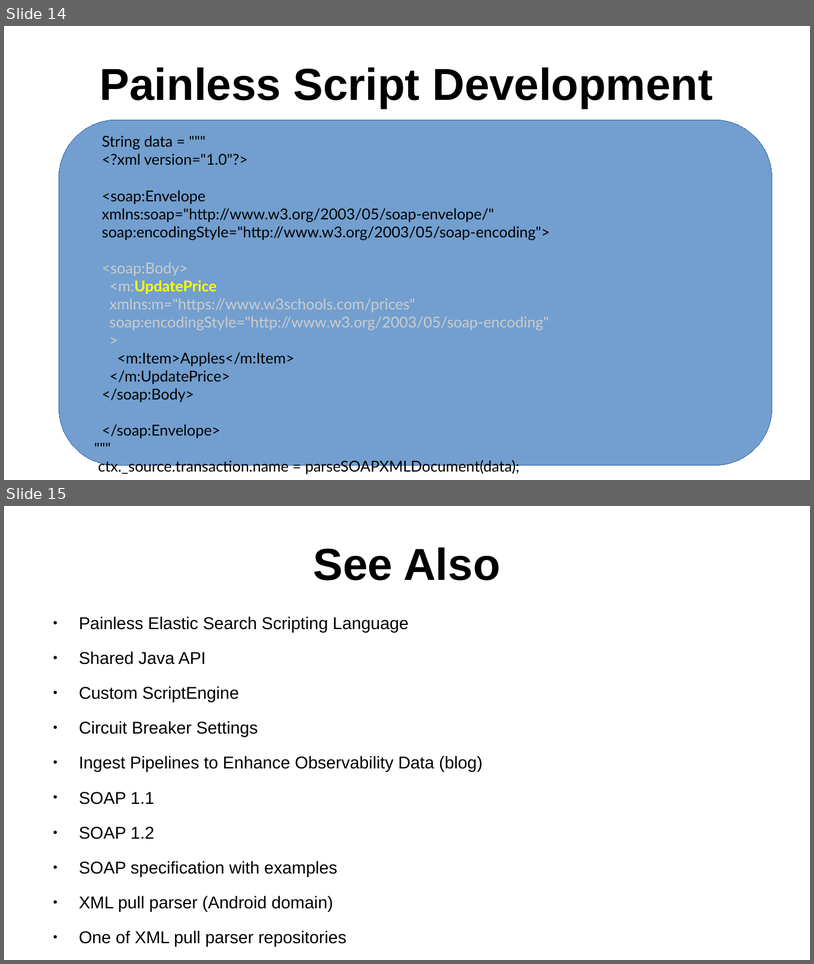
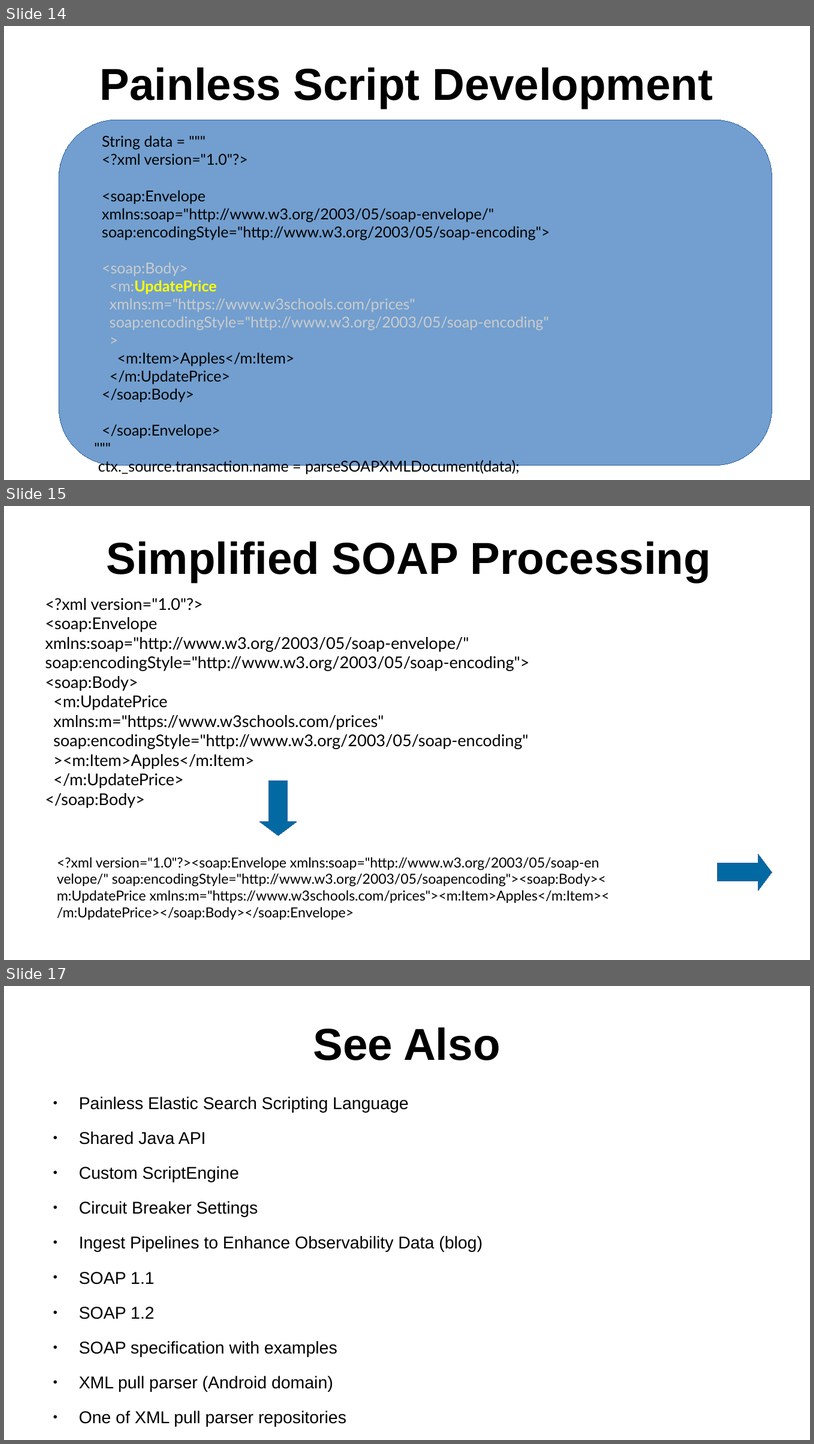
Before and after one commit to sergueik/springboot_study, a slide deck: basic-purejs-xml-parser/Painless Script for Ingesting SOAP Action from SOAP Payload.odp. Shown one above the other, each under a label of ours: slides 14 and 15 before the commit, slides 14, 15 and 17 after it; the slides between them are not shown. The pictures are 814x964 and 814x1444 pixels, drawn with LibreOffice and Linux fonts; fonts in the diff are those of the drawing. Boxes give left, top, right and bottom in pixels: in the first picture for what was removed or moved away, otherwise in the second. Text is boxed around its words. In the diff, an @@ line names an element or a change of style, - is before the commit and + after.

```diff
--- a/basic-purejs-xml-parser/Painless Script for Ingesting SOAP Action from SOAP Payload.odp
+++ b/basic-purejs-xml-parser/Painless Script for Ingesting SOAP Action from SOAP Payload.odp
@@ slide 15 added at (4, 506, 810, 960), background #FFFFFF @@
@@ title added at (107, 541, 711, 582), 44 pt, text #000000, bold @@
+Simplified SOAP Processing
@@ text added at (45, 598, 530, 808), 16 pt, text #000000 @@
+<?xml version="1.0"?>
+<soap:Envelope
+xmlns:soap="http://www.w3.org/2003/05/soap-envelope/"
+soap:encodingStyle="http://www.w3.org/2003/05/soap-encoding">
+<soap:Body>
+<m:UpdatePrice
+xmlns:m="https://www.w3schools.com/prices"
+soap:encodingStyle="http://www.w3.org/2003/05/soap-encoding"
+><m:Item>Apples</m:Item>
+</m:UpdatePrice>
+</soap:Body>
@@ down arrow added at (260, 780, 297, 835), fill #0369A3, outline #3465A4 0 pt @@
@@ text added at (57, 857, 610, 919), 13.6 pt, text #000000 @@
+<?xml version="1.0"?><soap:Envelope xmlns:soap="http://www.w3.org/2003/05/soap-en
+velope/" soap:encodingStyle="http://www.w3.org/2003/05/soapencoding"><soap:Body><
+m:UpdatePrice xmlns:m="https://www.w3schools.com/prices"><m:Item>Apples</m:Item><
+/m:UpdatePrice></soap:Body></soap:Envelope>
@@ right arrow added at (717, 853, 773, 890), fill #0369A3, outline #3465A4 0 pt @@
@@ what was slide 15 is now slide 17 @@
```
Also in this commit, not shown: 1 slide changed, 1 other slide added, 2 other files.
